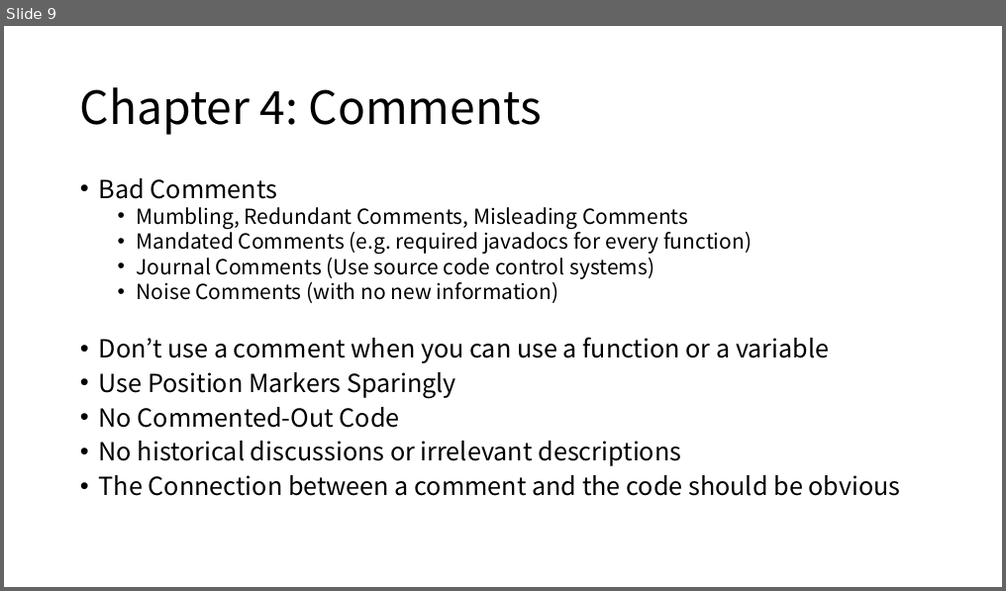
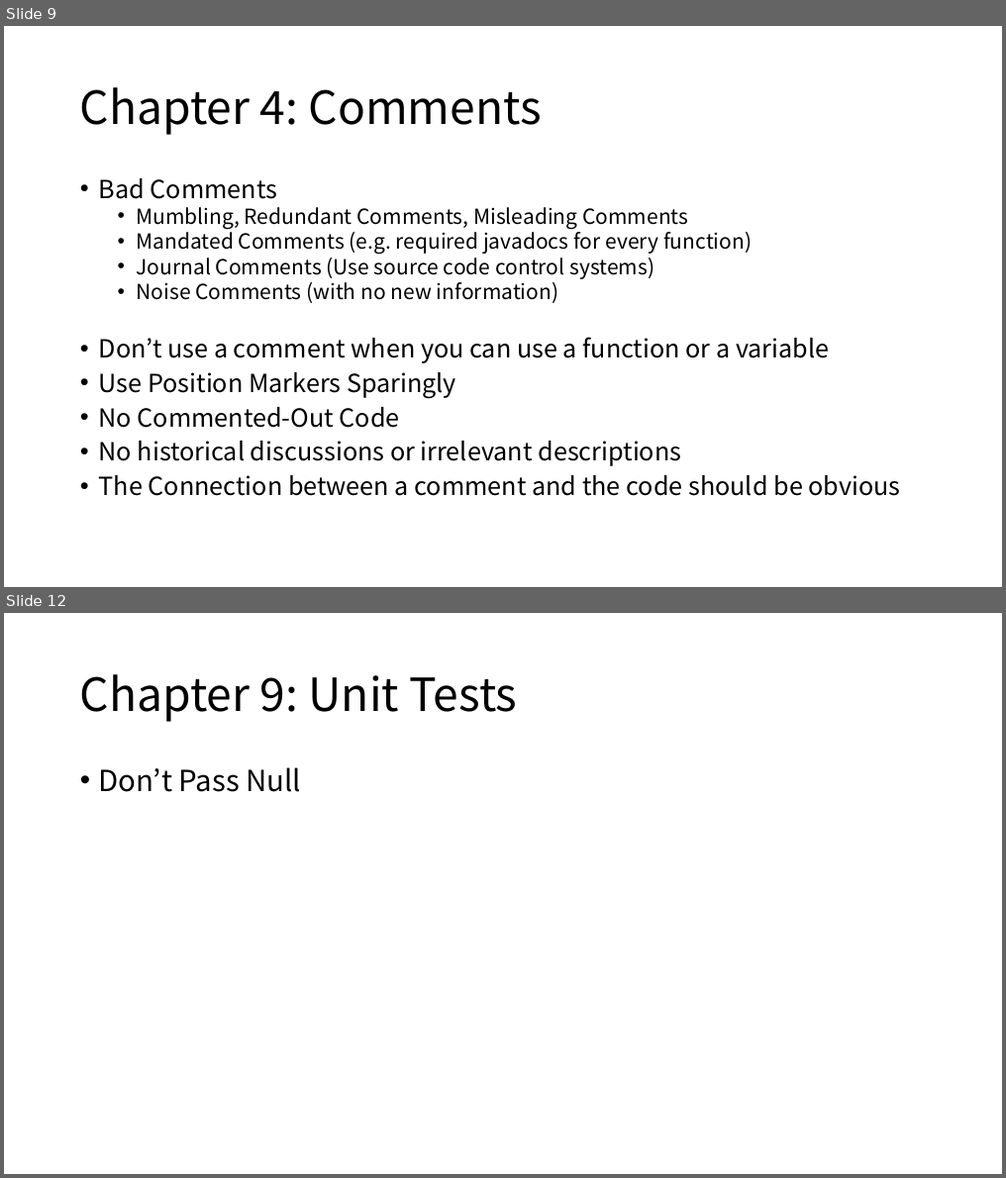
Before and after one commit to Eyebrowmoon/CS490, a slide deck: cleanCode1.pptx. Shown one above the other, each under a label of ours: slide 9 before the commit, slides 9 and 12 after it; the slides between them are not shown. The pictures are 1006x591 and 1006x1178 pixels, drawn with LibreOffice and Linux fonts; fonts in the diff are those of the drawing. Boxes give left, top, right and bottom in pixels: in the first picture for what was removed or moved away, otherwise in the second. Text is boxed around its words. In the diff, an @@ line names an element or a change of style, - is before the commit and + after.

```diff
--- a/cleanCode1.pptx
+++ b/cleanCode1.pptx
@@ slide 12 added at (4, 613, 1002, 1174), background #FFFFFF @@
@@ title added at (80, 674, 518, 722), 44 pt, text #000000 @@
+Chapter 9: Unit Tests
@@ text added at (99, 767, 302, 792), 28 pt, text #000000 @@
+• Don’t Pass Null
```
Also in this commit, not shown: 2 other slides added.
